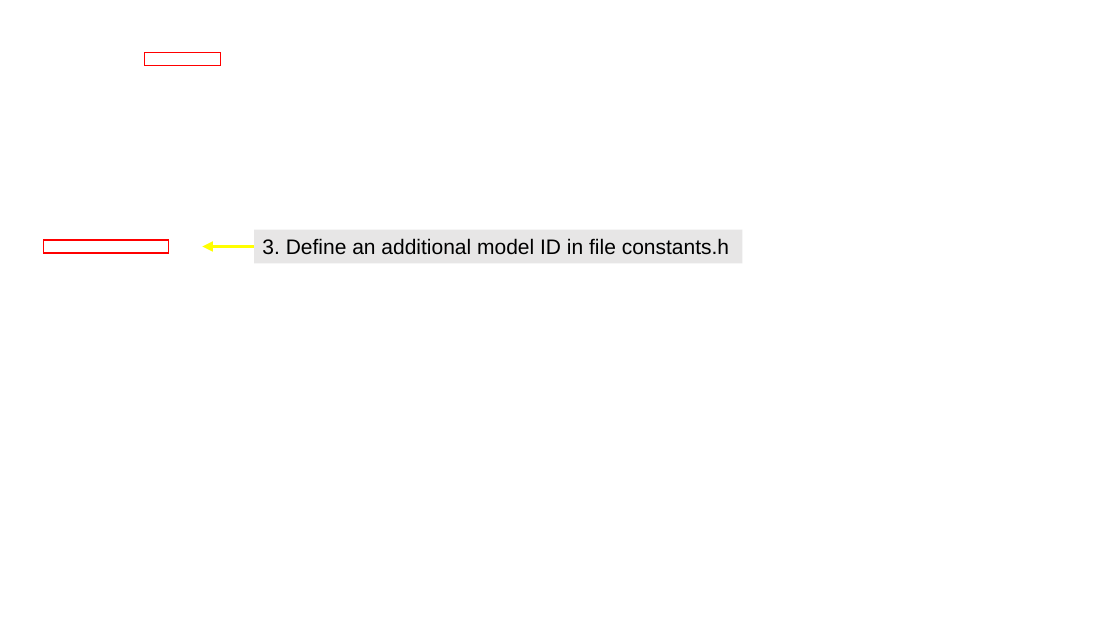
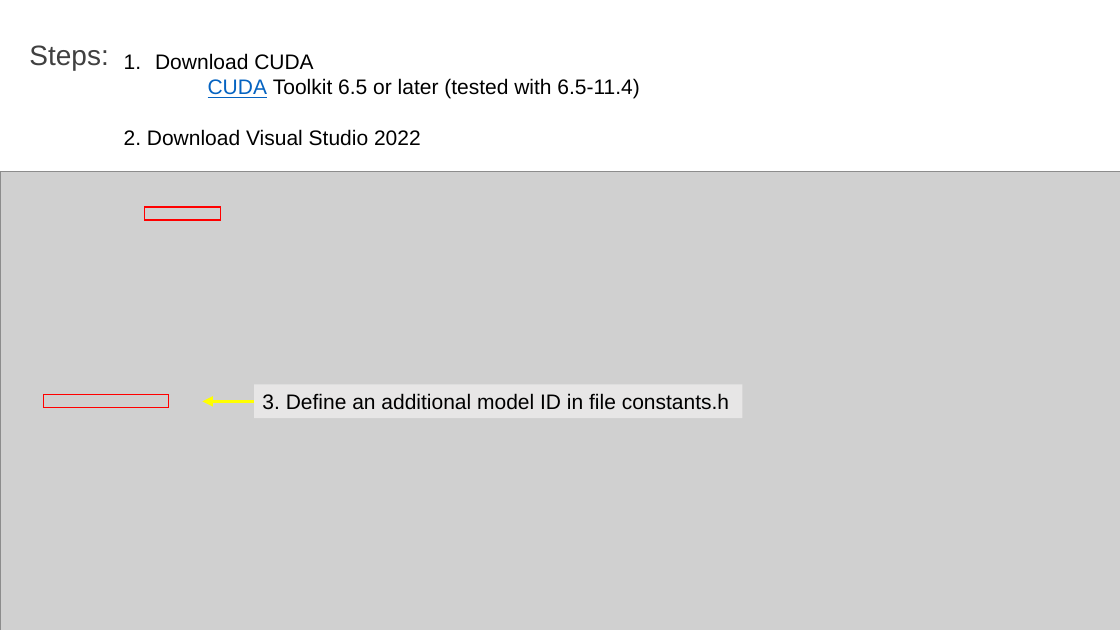
Before and after one commit to ComputationalOpticsGroup/COG-dynamic-OCT-contrast-generation-library, a slide deck: slide 2 of Manual/GPUFit_AddModelFunction.pptx (slide 3 before the commit). Drawn at 1120x630 pixels with LibreOffice and Linux fonts; fonts in the diff are those of the drawing; grey boxes stand for pictures; background and template pictures are left out. Boxes give left, top, right and bottom in pixels: in the first picture for what was removed or moved away, otherwise in the second. Text is boxed around its words. In the diff, an @@ line names an element or a change of style, - is before the commit and + after.

```diff
--- a/Manual/GPUFit_AddModelFunction.pptx
+++ b/Manual/GPUFit_AddModelFunction.pptx
@@ text added at box(29, 45, 108, 71), 24 pt, text #404040 @@
+Steps:
@@ text added at box(124, 53, 639, 146), 18 pt, text #000000 @@
+1. Download CUDA
+CUDA Toolkit 6.5 or later (tested with 6.5-11.4)
+2. Download Visual Studio 2022
@@ picture added at box(0, 171, 1120, 630) @@
@@ 3 rectangles, 1 arrow: place and size @@
-3 rectangles, 1 arrow at box(44, 52, 743, 263)
+3 rectangles, 1 arrow at box(44, 208, 743, 418)
```
Also in this commit, not shown: 3 other slides changed, 1 slide removed, 4 other files.
